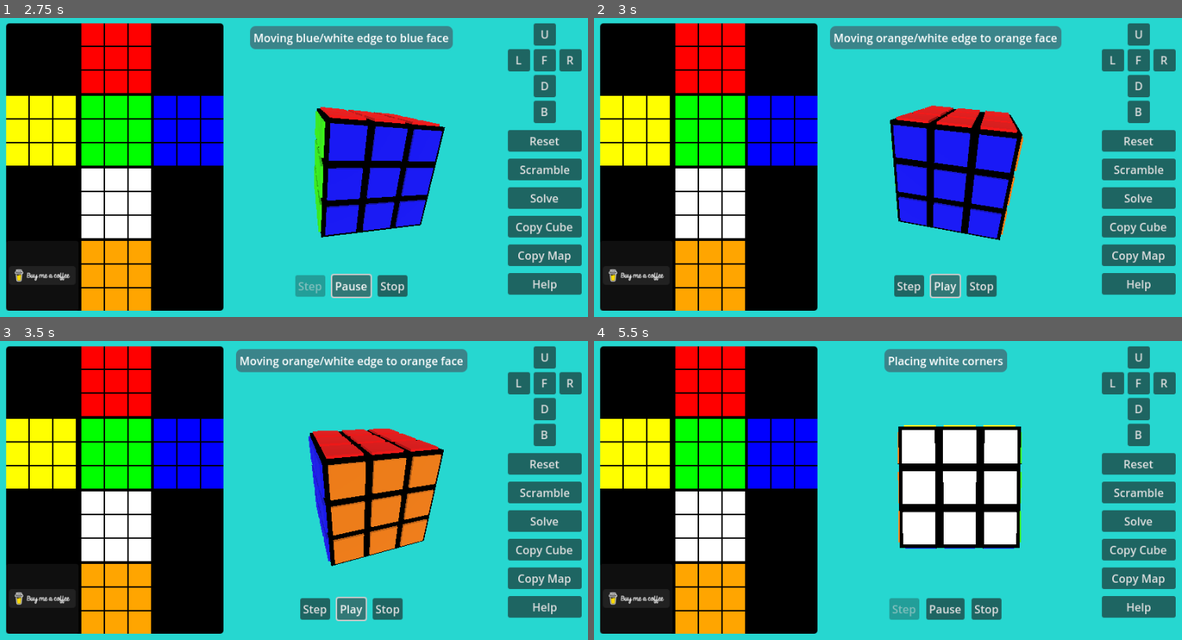
Above: before the commit, frames 1-4 (two rows, left to right).
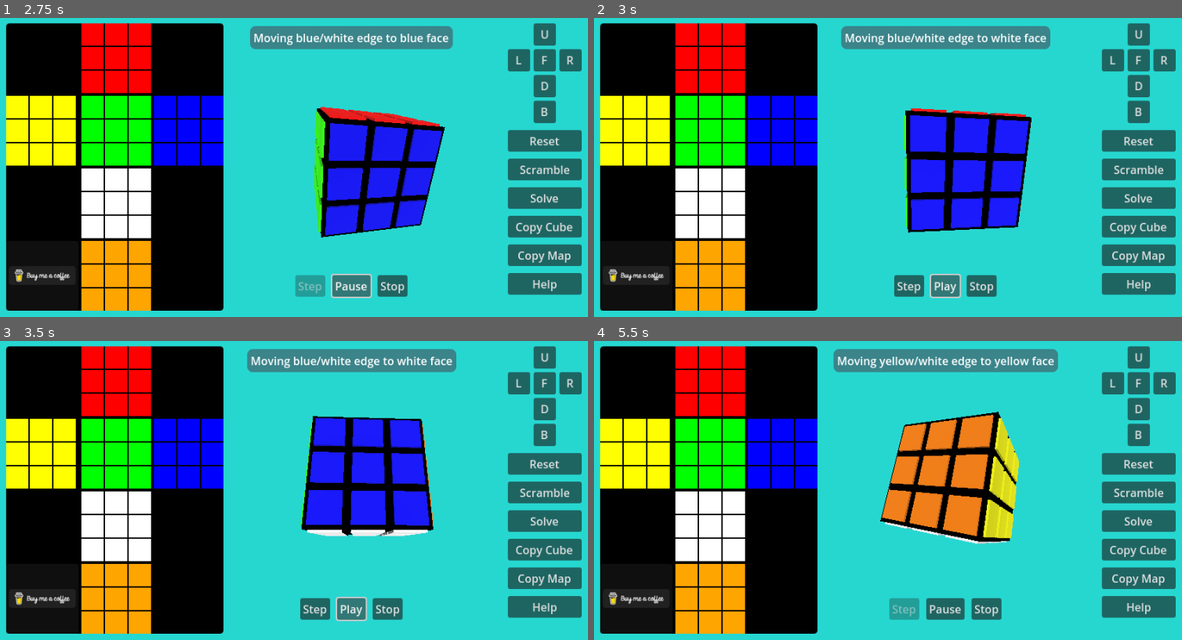
Above: after the commit, the same moments.

Repository: andrew-wilkes/cubic
Game: Godot game, scene res://scenes/main.tscn
The game is run twice, just before and just after one commit, with the same random seed, the same clock (stepped at 60 frames per second) and the same inputs.
Inputs (mouse positions are in pixels of both pictures, inside the frame that each line leads up to):
- Up to frame 1 (2.75 s): click "Solve" at 0.5 s; click "Step" at 1.25 s; click "Play" at 2 s
- Up to frame 2 (3 s): click "Pause" at 2.75 s
- Up to frame 3 (3.5 s): no input
- Up to frame 4 (5.5 s): click "Play" at 3.5 s; move the mouse to (1035, 472) at 4.27 s; hold Right 4.28-5.03 s; hold Shift 4.28-5.03 s; click (1035, 472) at 4.42 s; move the mouse to (776, 505) at 5.02 s; hold Down from 5.03 s (still down); tap Ctrl at 5.1 s

Frame 1 is identical in both runs. In frame 2, 7.4% of the frame differs, in the area x 40-80%, y 2-75%; in frame 3, 10%; in frame 4, 11%, in the area x 40-79%, y 2-70%.

Commit message:
Add extra steps to sim

Diff:
--- a/scenes/main.gd
+++ b/scenes/main.gd
@@ -18,6 +18,7 @@
 var corner_map
 var rotation_completed = true
 var play_state = STOPPED
+var the_log = []
 
 func _ready():
 	$C/UI.button_pressed.connect(_on_button_pressed)
@@ -66,6 +67,7 @@
 				if solve_step < 0:
 					solve_step = 1
 					play_state = STEPPING
+					the_log.clear()
 					%SUI.show()
 				if play_state == PLAYING:
 					stop_solving()
@@ -144,6 +146,10 @@
 				solve()
 			else:
 				set_moves([[2,-1]])
+		_:
+			print("Illegal idx %d at step: %d" % [idx, solve_step])
+			save_log()
+			breakpoint
 
 
 func move_corner_to_p2():
@@ -185,6 +191,10 @@
 		2:
 			set_moves([[2,1],[0,1],[2,-1]]) # White is forward
 			solve_step += 1
+		_:
+			print("Illegal state at step: %d" % [solve_step])
+			save_log()
+			breakpoint
 
 
 func move_mid_edge():
@@ -301,6 +311,7 @@
 		# We are in a rotation sequence
 		apply_move()
 		return
+	write_to_log()
 	match solve_step:
 		1:
 			%Pivot.rotate_to_face(Vector2(-0.3, 0.0))
@@ -334,176 +345,184 @@
 		7:
 			%Pivot.rotate_to_face(Vector2(0.3, 1.0))
 			add_note("Moving blue/white edge to white face")
+			solve_step += 1
+		8:
 			move_white_edge_to_white_face()
-		8:
+		9:
 			add_note("Moving orange/white edge to orange face")
 			%Pivot.rotate_to_face(Vector2(-0.3, 2.0))
 			solve_step += 1
-		9:
+		10:
 			face_map = FACE_MAPS[2]
 			edge_map = EDGE_MAPS[2]
 			colors = [5,4]
 			# ORANGE / WHITE edge piece
 			# Avoid moving edges 9,10
 			move_white_edge_to_face()
-		10:
+		11:
 			%Pivot.rotate_to_face(Vector2(0.3, 2.0))
 			add_note("Moving orange/white edge to white face")
+			solve_step += 1
+		12:
 			move_white_edge_to_white_face()
-		11:
+		13:
 			add_note("Moving yellow/white edge to yellow face")
 			%Pivot.rotate_to_face(Vector2(-0.3, -1.0))
 			solve_step += 1
-		12:
+		14:
 			face_map = FACE_MAPS[3]
 			edge_map = EDGE_MAPS[3]
 			colors = [1,4]
 			# YELLOW / WHITE edge piece
 			# Avoid moving edges 9,10,11
 			move_white_edge_to_face()
-		13:
+		15:
 			%Pivot.rotate_to_face(Vector2(0.3, -1.0))
 			add_note("Moving yellow/white edge to white face")
+			solve_step += 1
+		16:
 			move_white_edge_to_white_face()
-		14:
+		17:
 			add_note("Placing white corners")
 			await get_tree().create_timer(2.0).timeout
 			add_note("Moving yellow/green/white corner\n to top/left corner")
 			%Pivot.rotate_to_face(Vector2(-0.3, -0.3))
-			solve_step = 16
-		16:
+			solve_step += 1
+		18:
 			# Move the YELLOW/GREEN/WHITE corner to the top face
 			colors = cmap.CORNER_FACE_MAP[5]
 			corner_map = CORNER_MAPS[0]
 			face_map = FACE_MAPS[0]
 			move_corner_to_p2()
-		17:
+		19:
 			add_note("Moving yellow/green/white corner\n to bottom/left corner")
 			%Pivot.rotate_to_face(Vector2(0.3, -0.3))
 			solve_step += 1
-		18:
+		20:
 			move_corner_to_white_face()
-		19:
+		21:
 			add_note("Moving green/blue/white corner\n to top/left corner")
 			%Pivot.rotate_to_face(Vector2(-0.3, 0.7))
 			solve_step += 1
-		20:
+		22:
 			colors = cmap.CORNER_FACE_MAP[6]
 			corner_map = CORNER_MAPS[1]
 			face_map = FACE_MAPS[1]
 			move_corner_to_p2()
-		21:
+		23:
 			add_note("Moving green/blue/white corner\n to bottom/left corner")
 			%Pivot.rotate_to_face(Vector2(0.3, 0.7))
 			solve_step += 1
-		22:
+		24:
 			move_corner_to_white_face()
-		23:
+		25:
 			add_note("Moving blue/orange/white corner\n to top/left corner")
 			%Pivot.rotate_to_face(Vector2(-0.3, 1.7))
 			solve_step += 1
-		24:
+		26:
 			colors = cmap.CORNER_FACE_MAP[7]
 			corner_map = CORNER_MAPS[2]
 			face_map = FACE_MAPS[2]
 			move_corner_to_p2()
-		25:
+		27:
 			add_note("Moving blue/orange/white corner\n to bottom/left corner")
 			%Pivot.rotate_to_face(Vector2(0.3, 1.7))
+			solve_step += 1
+		28:
 			move_corner_to_white_face()
-		26:
+		29:
 			add_note("Moving orange/yellow/white corner\n to top/left corner")
 			%Pivot.rotate_to_face(Vector2(-0.3, -1.3))
 			solve_step += 1
-		27:
+		30:
 			colors = cmap.CORNER_FACE_MAP[4]
 			corner_map = CORNER_MAPS[3]
 			face_map = FACE_MAPS[3]
 			move_corner_to_p2()
-		28:
+		31:
 			add_note("Moving orange/yellow/white corner\n to bottom/left corner")
 			%Pivot.rotate_to_face(Vector2(0.3, -1.3))
 			solve_step += 1
-		29:
+		32:
 			move_corner_to_white_face()
-		30:
+		33:
 			add_note("Complete middle layer")
 			%Pivot.rotate_to_face(Vector2(0.0, -1.5))
 			solve_step += 1
-		31:
+		34:
 			add_note("Move orange/yellow edge")
 			face_map = FACE_MAPS[3]
 			edge_map = EDGE_MAPS[3]
 			colors = cmap.EDGE_FACE_MAP[4]
 			move_mid_edge()
-		32:
+		35:
 			add_note("Move yellow/green edge")
 			%Pivot.rotate_to_face(Vector2(0.0, -0.5))
 			solve_step += 1
-		33:
+		36:
 			face_map = FACE_MAPS[0]
 			edge_map = EDGE_MAPS[0]
 			colors = cmap.EDGE_FACE_MAP[5]
 			move_mid_edge()
-		34:
+		37:
 			add_note("Move green/blue edge")
 			%Pivot.rotate_to_face(Vector2(0.0, 0.5))
 			solve_step += 1
-		35:
+		38:
 			face_map = FACE_MAPS[1]
 			edge_map = EDGE_MAPS[1]
 			colors = cmap.EDGE_FACE_MAP[6]
 			move_mid_edge()
-		36:
+		39:
 			add_note("Move blue/orange edge")
 			%Pivot.rotate_to_face(Vector2(0.0, 1.5))
 			solve_step += 1
-		37:
+		40:
 			face_map = FACE_MAPS[2]
 			edge_map = EDGE_MAPS[2]
 			colors = cmap.EDGE_FACE_MAP[7]
 			move_mid_edge()
-		38:
+		41:
 			add_note("Form top cross")
 			%Pivot.rotate_to_face(Vector2(-0.5, 0.0))
 			solve_step += 1
-		39:
+		42:
 			add_note("Now 2/4 edge pieces are\n in the correct position.\nAlign them.")
 			face_map = FACE_MAPS[0]
 			form_top_cross()
-		40:
+		43:
 			align_top_edges()
 		41:
 			add_note("Position top corners")
 			position_top_corners()
-		42:
-			set_moves([[0,-1]])
-			solve_step += 1
-		43:
+		44:
+			set_moves([[0,-1]])
+			solve_step += 1
+		45:
 			add_note("Rotate top-right corner 1")
 			rotate_top_right_corner()
-		44:
-			set_moves([[0,-1]])
-			solve_step += 1
-		45:
+		46:
+			set_moves([[0,-1]])
+			solve_step += 1
+		47:
 			add_note("Rotate top-right corner 2")
 			rotate_top_right_corner()
-		46:
-			set_moves([[0,-1]])
-			solve_step += 1
-		47:
+		48:
+			set_moves([[0,-1]])
+			solve_step += 1
+		49:
 			add_note("Rotate top-right corner 3")
 			rotate_top_right_corner()
-		48:
-			set_moves([[0,-1]])
-			solve_step += 1
-		49:
+		50:
+			set_moves([[0,-1]])
+			solve_step += 1
+		51:
 			add_note("Rotate top-right corner 4")
 			rotate_top_right_corner()
-		50:
+		52:
 			%Pivot.rotate_to_face(Vector2(-0.5, -0.5))
 			solve_step += 1
-		51:
+		53:
 			add_note("Completed!")
 			await get_tree().create_timer(3.0).timeout
 			stop_solving()
@@ -597,3 +616,14 @@
 	%SUI.hide()
 	%Play.text = "Play"
 	%Step.disabled = false
+
+
+func write_to_log():
+	the_log.append(solve_step)
+	the_log.append(str(cmap.edges))
+	the_log.append(str(cmap.corners))
+
+
+func save_log():
+	var file = FileAccess.open("res://log.txt", FileAccess.WRITE)
+	file.store_string("\n".join(the_log))
Not shown, added: log.txt
